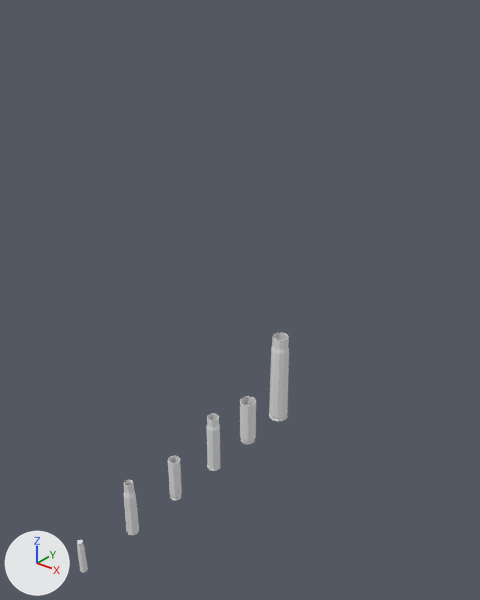
A saved change to the FBX model Assets/3.Graphics/Particle Effects/Bullets/Casings/casings.fbx.
Camera for both pictures: a 50 mm camera at (63.7, -42.0, 80.2) aimed at (-0.6, 38.3, 30.4). The lights are fixed; the arrows at lower left show +X, +Y and +Z. Where no turn or scale is listed for an object, it has been applied to the vertices.

In view in the first picture: '20x110 Casing', '30x184 Casing', '30x90 Casing', '50 BMG Casing'.
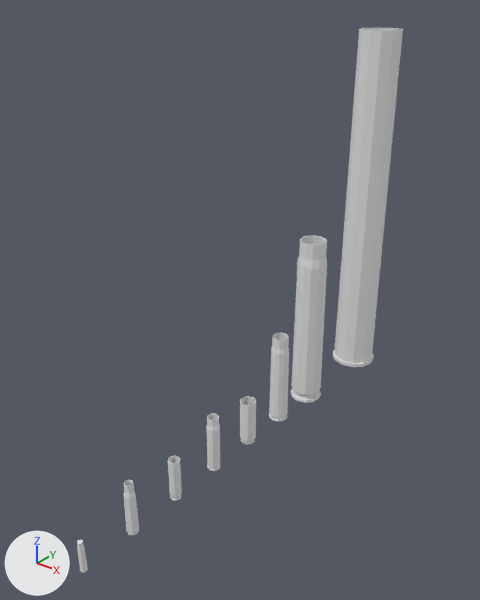
Pixel boxes [x1, y1, x2, y2] of what changed, in the pictures (480 x 600 px):
'75x714', added: after [333, 28, 403, 367]
'50x419 Casing', added: after [291, 235, 327, 403]

The change, as a diff of the scene's bpy script:
```diff
--- a/Assets/3.Graphics/Particle Effects/Bullets/Casings/casings.fbx.py
+++ b/Assets/3.Graphics/Particle Effects/Bullets/Casings/casings.fbx.py
@@ me_circle_004 @@
+me_circle_004.from_pydata(...)  # 122 vertices, 132 faces; spans x -3.2..3.2, y -3.2..3.2, z 0.0..35.0
@@ me_circle_006 @@
+me_circle_006.from_pydata(...)  # 86 vertices, 93 faces; spans x -4.7..4.7, y -4.7..4.7, z 0.0..71.4
@@ ob_50x419_casing @@
+ob_50x419_casing = bpy.data.objects.new('50x419 Casing', me_circle_004)
+ob_50x419_casing.location = (0.0, 60.0, 0.0)
@@ ob_75x714 @@
+ob_75x714 = bpy.data.objects.new('75x714', me_circle_006)
+ob_75x714.location = (0.0, 80.0, 0.0)
```
